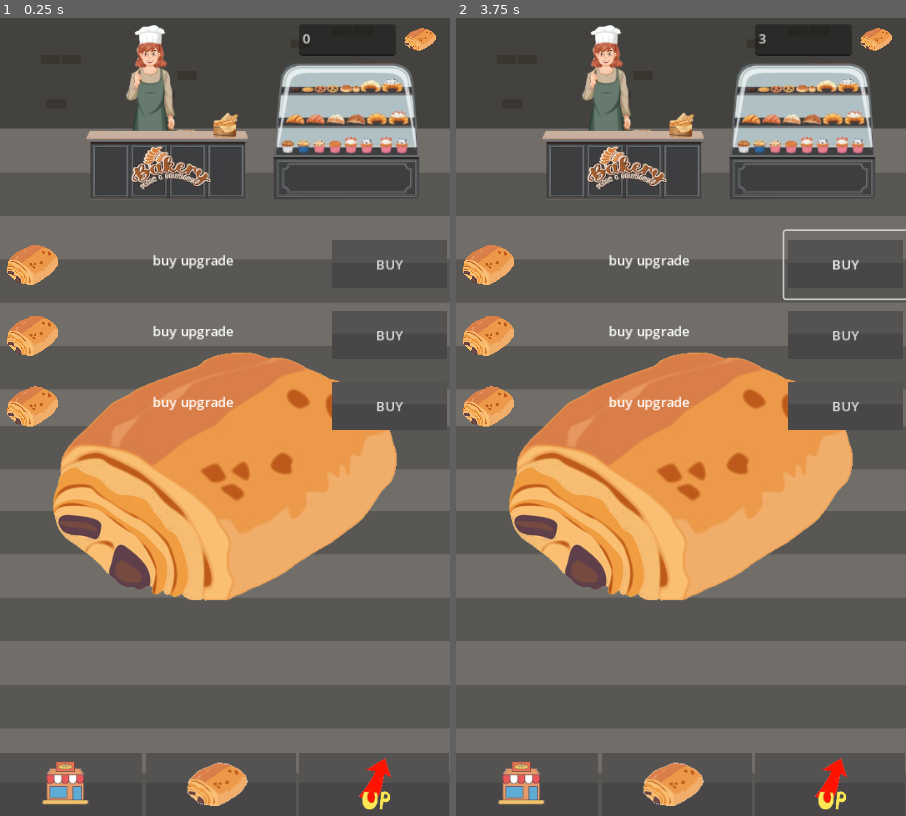
Above: before the commit, frames 1-2 (left to right).
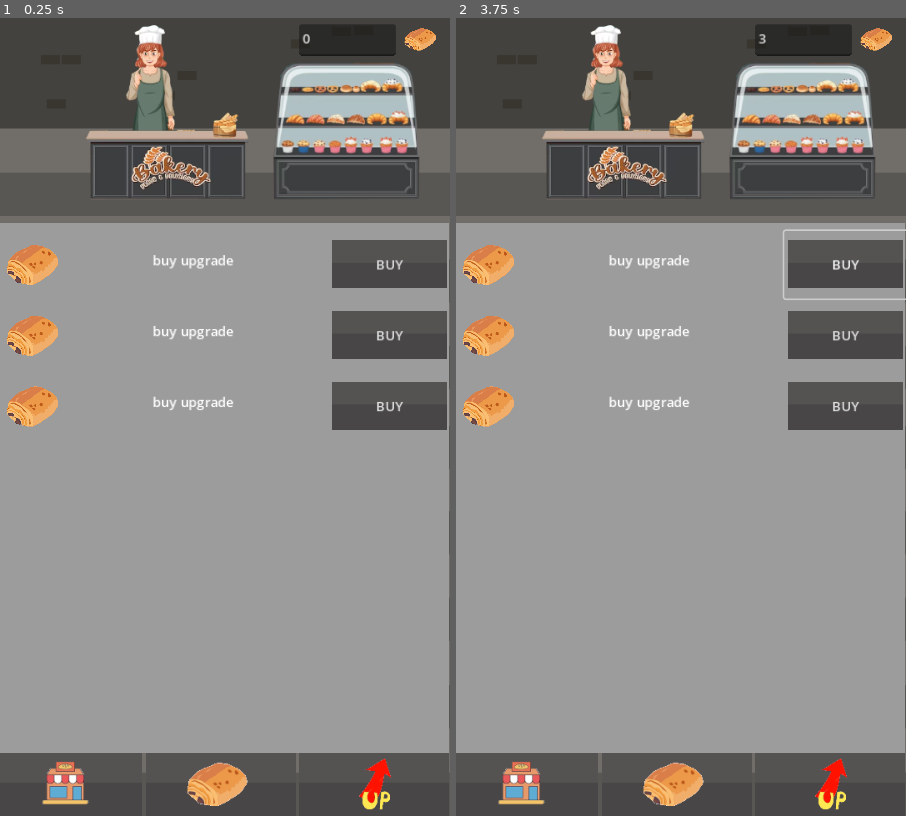
Above: after the commit, the same moments.

Repository: christophechr/EpitechGameJam-1
Game: Godot game, scene res://Scene/world.tscn
Same seed, same stepped clock (60 frames per second), same inputs: the game is played once before the commit and once after it.
Inputs (mouse positions are in pixels of both pictures, inside the frame that each line leads up to):
- Up to frame 1 (0.25 s): no input
- Up to frame 2 (3.75 s): click (523, 784) at 0.5 s; click (676, 784) at 1.25 s; click (829, 784) at 2 s; click (685, 480) at 2.75 s; click "BUY" at 3.5 s

The runs differ from the first frame. In frame 1, 60% of the frame differs, in the area x 0-100%, y 25-93%; in frame 2, 60%.

Commit message:
Add menu background

Diff:
--- a/choco_clicker/Scene/world.tscn
+++ b/choco_clicker/Scene/world.tscn
@@ -8,6 +8,7 @@
 [ext_resource type="Texture2D" uid="uid://bjrpnvdlax2au" path="res://Assets/choco.png" id="6_uthds"]
 [ext_resource type="Texture2D" uid="uid://4f2nlmnx2720" path="res://Assets/button.png" id="7_aqm5n"]
 [ext_resource type="Script" path="res://Scene/Sprite2D.gd" id="7_jg86x"]
+[ext_resource type="Texture2D" uid="uid://eyej14ixgcql" path="res://Assets/menuBackground.png" id="8_3h1ca"]
 
 [node name="World" type="Node2D"]
 script = ExtResource("1_r8bp6")
@@ -60,11 +61,11 @@
 autostart = true
 
 [node name="TextureRect" type="TextureRect" parent="."]
-custom_minimum_size = Vector2(75, 75)
 offset_top = 248.0
 offset_right = 539.0
 offset_bottom = 885.0
 size_flags_horizontal = 0
+texture = ExtResource("8_3h1ca")
 expand_mode = 1
 
 [node name="UpgradeMenu" type="VBoxContainer" parent="TextureRect"]
@@ -90,7 +91,7 @@
 layout_mode = 2
 
 [node name="RichTextLabel" type="RichTextLabel" parent="TextureRect/UpgradeMenu/HBoxContainer/CenterContainer"]
-custom_minimum_size = Vector2(104.17, 31.475)
+custom_minimum_size = Vector2(104.015, 31.475)
 layout_mode = 2
 text = "buy upgrade"
 scroll_active = false
Not shown: 1 places in choco_clicker/Scene/world.tscn that only renumber resources
